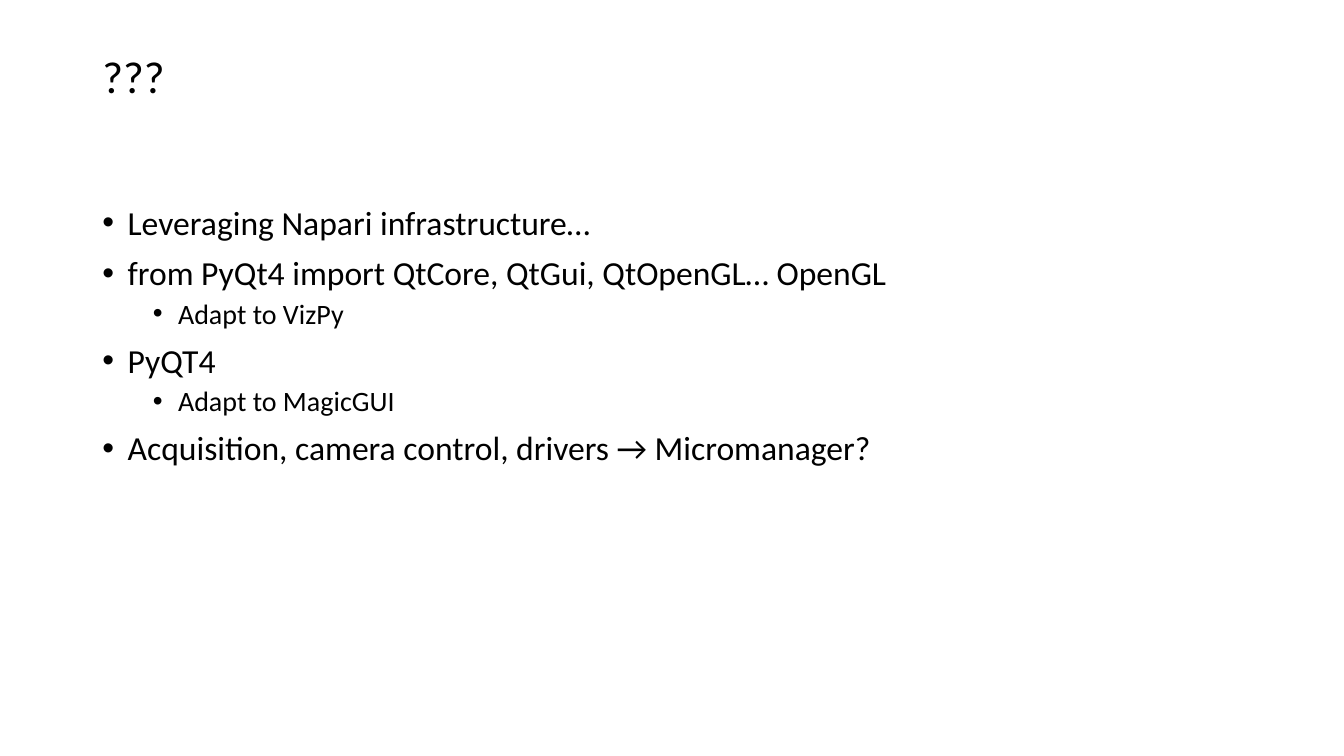
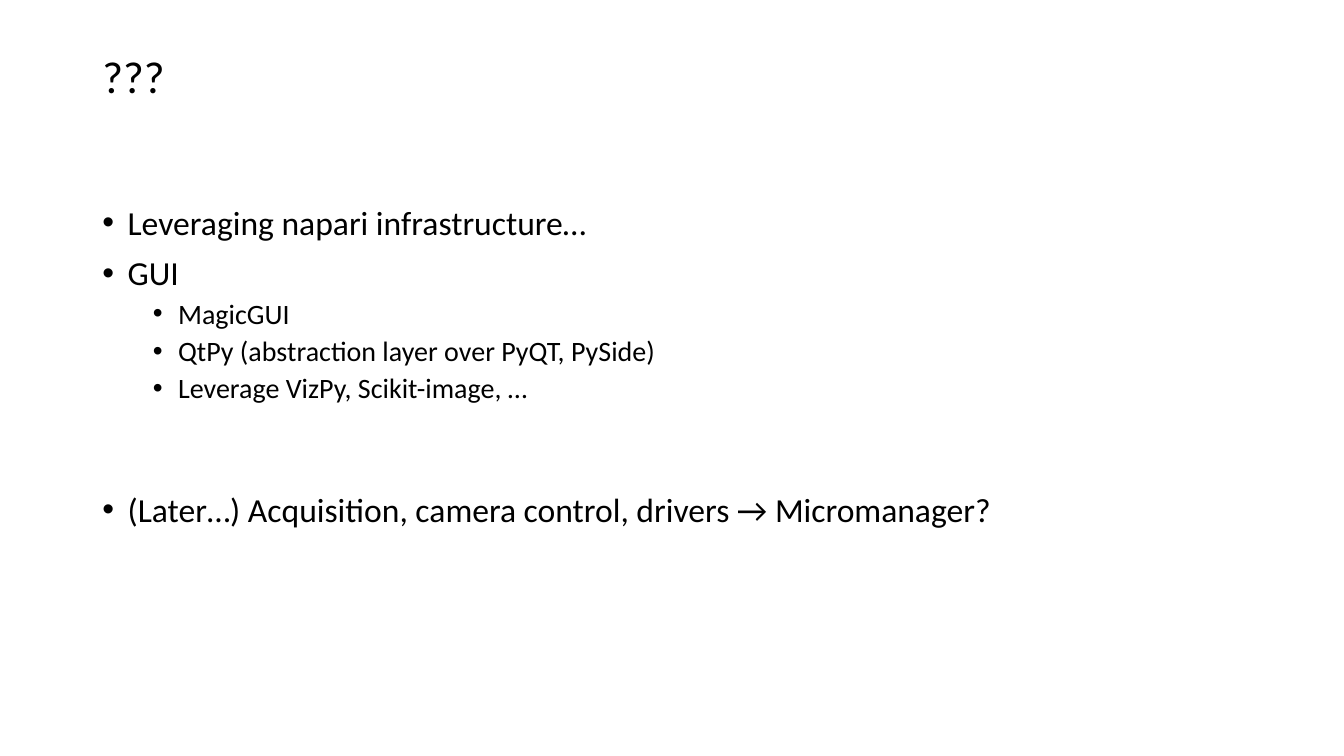
Before and after one commit to PolarizedLightFieldMicroscopy/Documents, a slide deck: slide 5 of LFI plugin/LFM Toolbox.pptx. Drawn at 1344x756 pixels with LibreOffice and Linux fonts; fonts in the diff are those of the drawing. Boxes give left, top, right and bottom in pixels: in the first picture for what was removed or moved away, otherwise in the second. Text is boxed around its words. In the diff, an @@ line names an element or a change of style, - is before the commit and + after.

```diff
--- a/LFI plugin/LFM Toolbox.pptx
+++ b/LFI plugin/LFM Toolbox.pptx
@@ text at (128,212,991,528): text changed @@
-• Leveraging Napari infrastructure…
-• from PyQt4 import QtCore, QtGui, QtOpenGL… OpenGL
-  • Adapt to VizPy
-• PyQT4
-  • Adapt to MagicGUI
-• Acquisition, camera control, drivers → Micromanager?
+• Leveraging napari infrastructure…
+• GUI
+  • MagicGUI
+  • QtPy (abstraction layer over PyQT, PySide)
+  • Leverage VizPy, Scikit-image, …
+• (Later…) Acquisition, camera control, drivers → Micromanager?
```
Also in this commit, not shown: 2 other slides changed.
